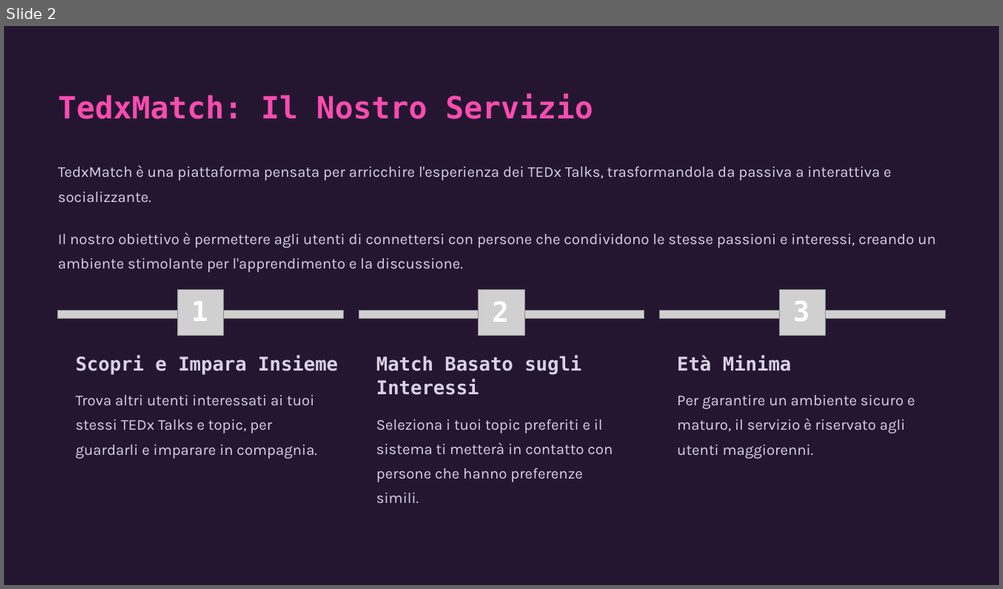
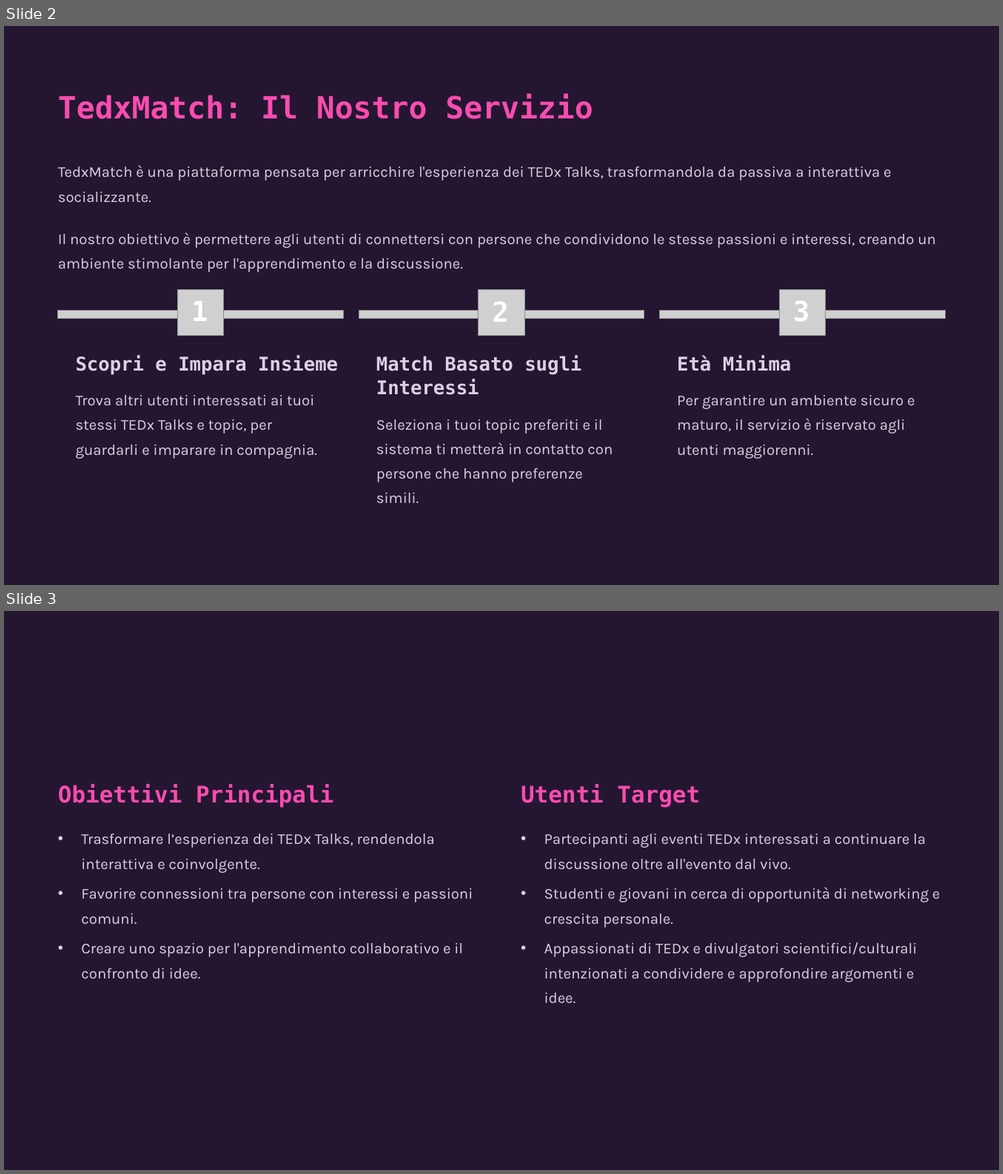
Before and after one commit to mnicoli13/tedx-match, a slide deck: Powerpoint/TedxMatch-1.pptx. Shown one above the other, each under a label of ours: slide 2 before the commit, slides 2 and 3 after it. The pictures are 1003x589 and 1003x1174 pixels, drawn with LibreOffice and Linux fonts; fonts in the diff are those of the drawing; grey boxes stand for pictures; background and template pictures are left out. Boxes give left, top, right and bottom in pixels: in the first picture for what was removed or moved away, otherwise in the second. Text is boxed around its words. In the diff, an @@ line names an element or a change of style, - is before the commit and + after.

```diff
--- a/Powerpoint/TedxMatch-1.pptx
+++ b/Powerpoint/TedxMatch-1.pptx
@@ slide 3 added at (4, 611, 999, 1170), background #8FAADC; not listed: 1 template element that a slide beside it also shows @@
@@ text added at (58, 784, 333, 808), 26.5 pt, text #F94CAF, bold @@
+Obiettivi Principali
@@ text added at (521, 784, 700, 808), 26.5 pt, text #F94CAF, bold @@
+Utenti Target
@@ text added at (81, 834, 435, 873), 17.5 pt, text #DAD1E6 @@
+• Trasformare l’esperienza dei TEDx Talks, rendendola interattiva e coinvolgente.
@@ text added at (544, 834, 925, 848), 17.5 pt, text #DAD1E6 @@
+• Partecipanti agli eventi TEDx interessati a continuare la discussione oltre all'evento dal vivo.
@@ text added at (81, 889, 472, 924), 17.5 pt, text #DAD1E6 @@
+• Favorire connessioni tra persone con interessi e passioni comuni.
@@ text added at (544, 887, 939, 928), 17.5 pt, text #DAD1E6 @@
+• Studenti e giovani in cerca di opportunità di networking e crescita personale.
@@ text added at (81, 943, 463, 979), 17.5 pt, text #DAD1E6 @@
+• Creare uno spazio per l'apprendimento collaborativo e il confronto di idee.
@@ text added at (544, 943, 916, 1003), 17.5 pt, text #DAD1E6 @@
+• Appassionati di TEDx e divulgatori scientifici/culturali intenzionati a condividere e approfondire argomenti e idee.
@@ rectangle added at (875, 1122, 999, 1170), fill #241630 @@
```
Also in this commit, not shown: 2 other slides added, 1 other file.
